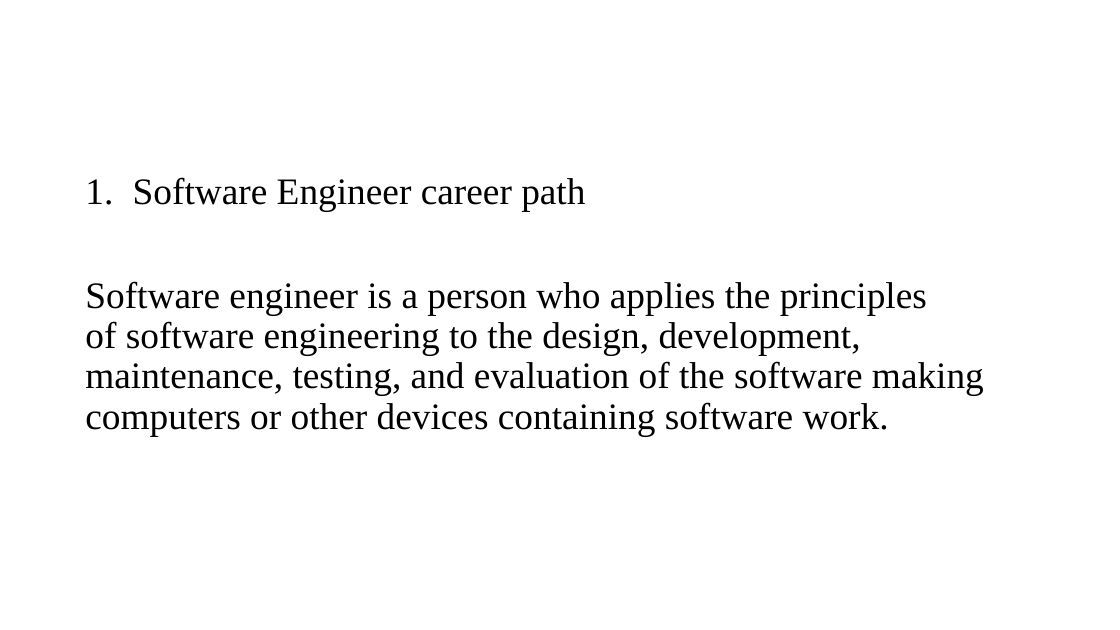
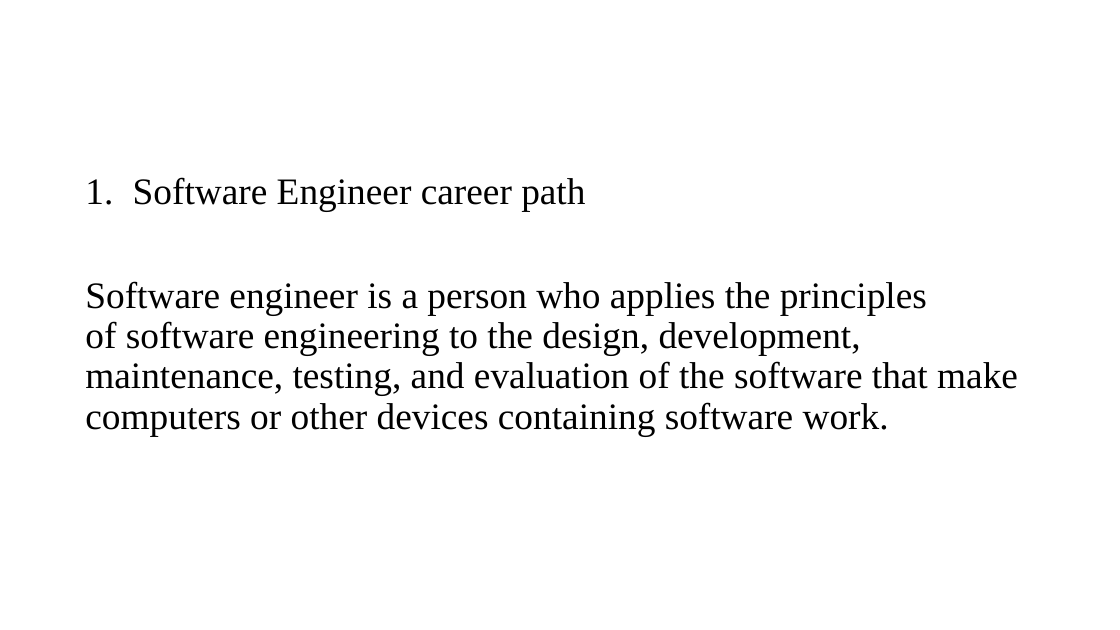
Before and after one commit to ngohungphuc/Presentation, a slide deck: slide 4 of SE.pptx. Drawn at 1120x630 pixels with LibreOffice and Linux fonts; fonts in the diff are those of the drawing. Boxes give left, top, right and bottom in pixels: in the first picture for what was removed or moved away, otherwise in the second. Text is boxed around its words. In the diff, an @@ line names an element or a change of style, - is before the commit and + after.

Commit message:
update slide

```diff
--- a/SE.pptx
+++ b/SE.pptx
@@ text at [85,281,1018,436]: text changed @@
-Software engineer is a person who applies the principles of software engineering to the design, development, maintenance, testing, and evaluation of the software making computers or other devices containing software work.
+Software engineer is a person who applies the principles of software engineering to the design, development, maintenance, testing, and evaluation of the software that make computers or other devices containing software work.
```
Also in this commit, not shown: 8 other slides changed.
